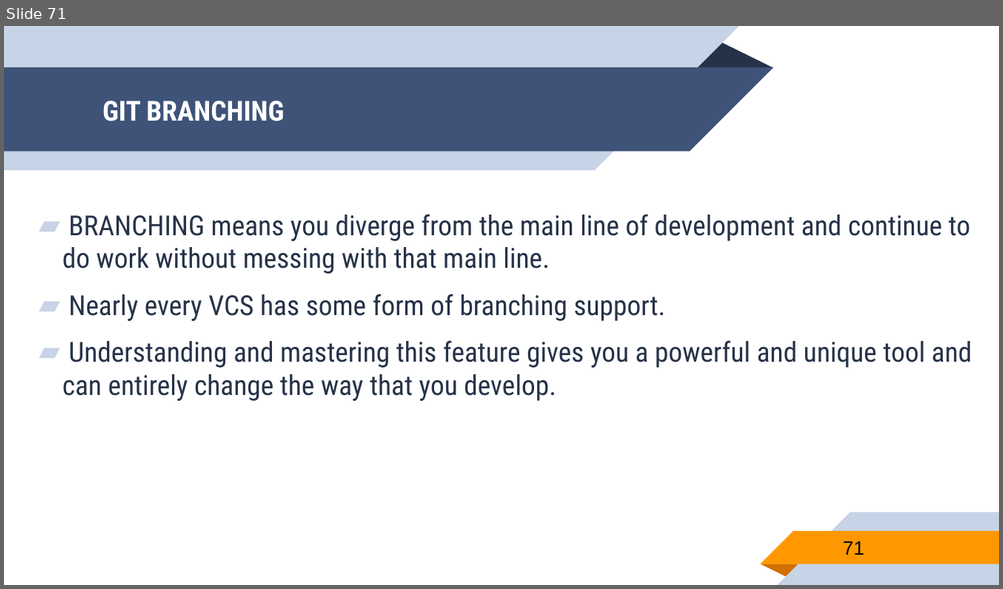
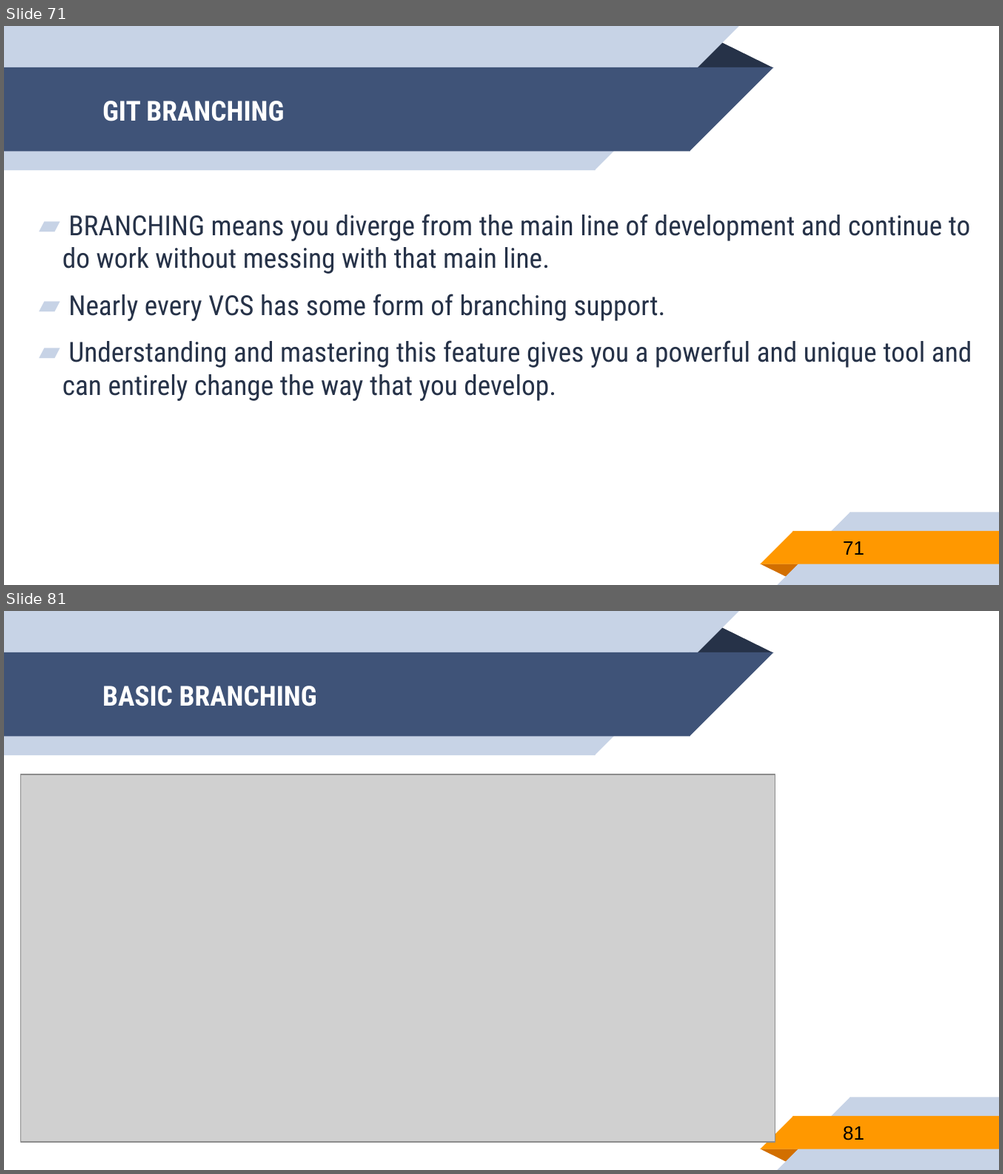
Before and after one commit to nguyentrongtiencntt/GIT, a slide deck: GIT.pptx. Shown one above the other, each under a label of ours: slide 71 before the commit, slides 71 and 81 after it; the slides between them are not shown. The pictures are 1003x589 and 1003x1174 pixels, drawn with LibreOffice and Linux fonts; fonts in the diff are those of the drawing; grey boxes stand for pictures. Boxes give left, top, right and bottom in pixels: in the first picture for what was removed or moved away, otherwise in the second. Text is boxed around its words. In the diff, an @@ line names an element or a change of style, - is before the commit and + after.

Commit message:
finish the basic branch and merge

```diff
--- a/GIT.pptx
+++ b/GIT.pptx
@@ slide 81 added at (4,611,999,1170), background #FFFFFF; not listed: 10 template elements that a slide beside it also shows @@
@@ title added at (102,686,317,706), 20 pt, text #FFFFFF, bold @@
+BASIC BRANCHING
@@ picture added at (21,775,775,1143) @@
@@ page number added at (842,1126,864,1141), 14 pt, text #000000 @@
+81
```
Also in this commit, not shown: 24 other slides added.
